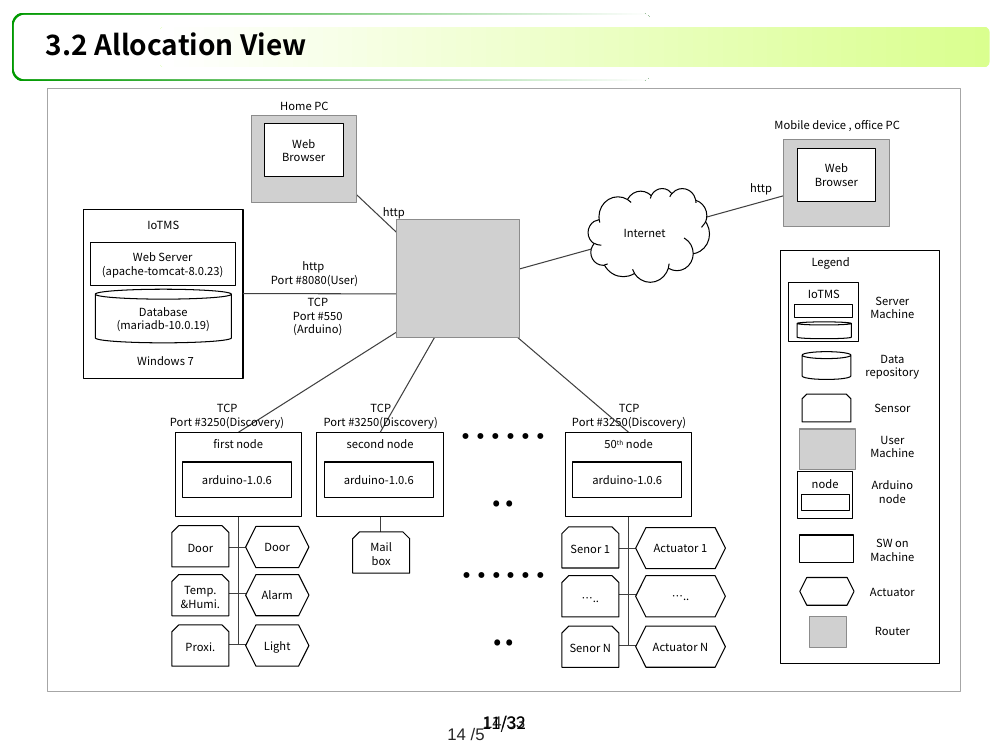
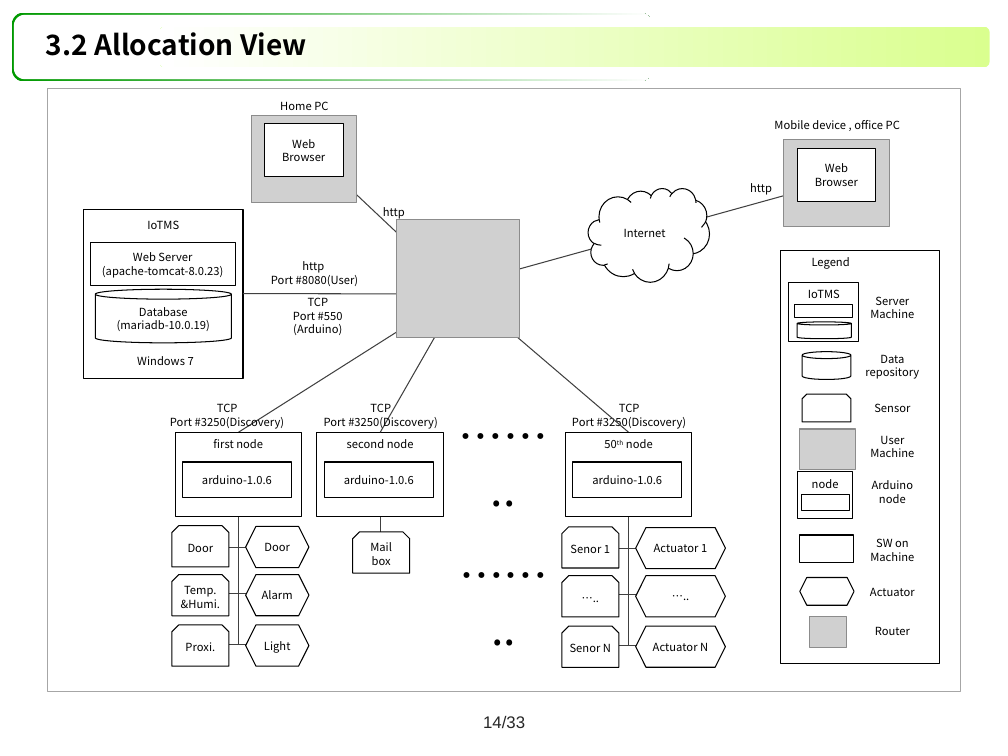
Before and after one commit to youkkwon/smarthome, a slide deck: slide 14 of doc/Docs/IoT System Final Presentation_06271447.pptx. Drawn at 1008x756 pixels with LibreOffice and Linux fonts; fonts in the diff are those of the drawing; grey boxes stand for pictures. Boxes give left, top, right and bottom in pixels: in the first picture for what was removed or moved away, otherwise in the second. Text is boxed around its words. In the diff, an @@ line names an element or a change of style, - is before the commit and + after.

```diff
--- a/doc/Docs/IoT System Final Presentation_06271447.pptx
+++ b/doc/Docs/IoT System Final Presentation_06271447.pptx
@@ text removed at [482, 715, 526, 734] @@
-11/32
@@ page number removed at [447, 727, 485, 740] @@
-14 /5
```
Also in this commit, not shown: 4 other slides changed.
